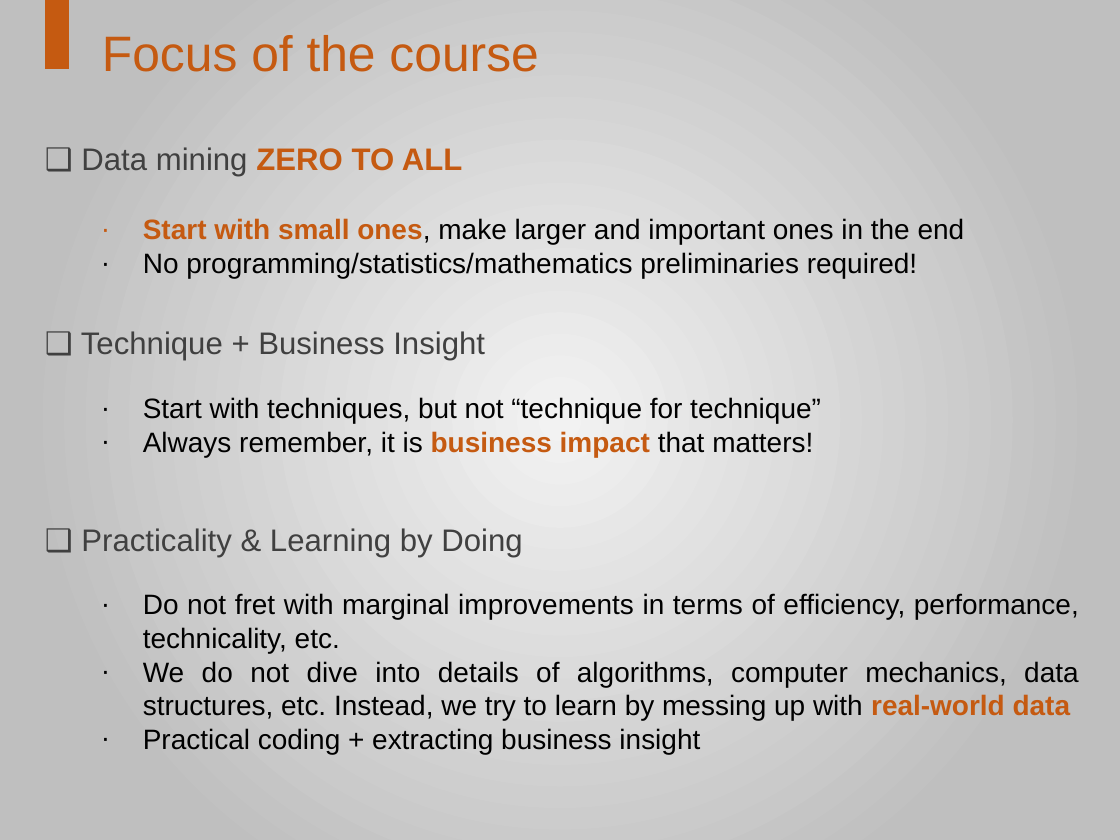
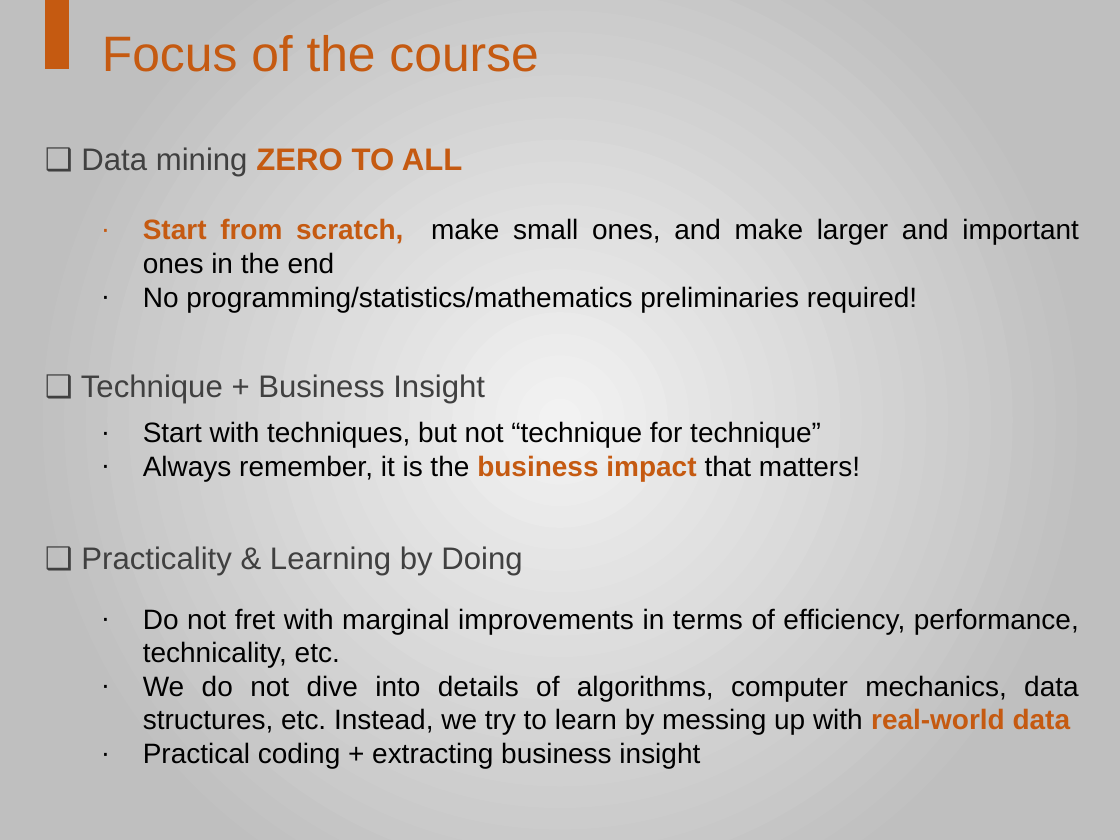
Before and after one commit to buomsoo-kim/Python-for-data-analysis, a slide deck: slide 16 of ppts/0. Introduction - Data Mining.pptx (slide 13 before the commit). Drawn at 1120x840 pixels with LibreOffice and Linux fonts; fonts in the diff are those of the drawing. Boxes give left, top, right and bottom in pixels: in the first picture for what was removed or moved away, otherwise in the second. Text is boxed around its words. In the diff, an @@ line names an element or a change of style, - is before the commit and + after.

Commit message:
modify file

```diff
--- a/ppts/0. Introduction - Data Mining.pptx
+++ b/ppts/0. Introduction - Data Mining.pptx
@@ text at <box>143,218,1079,274</box>: text changed @@
-  · Start with small ones, make larger and important ones in the end
+  · Start from scratch, make small ones, and make larger and important ones in the end
@@ text "❑ Technique + Business Insight": place and size @@
-text "❑ Technique + Business Insight" at <box>81,331,485,361</box>
+text "❑ Technique + Business Insight" at <box>81,374,485,403</box>
@@ text "Start with techniques, but not ...": place and size @@
-text "Start with techniques, but not ..." at <box>143,397,821,457</box>
+text "Start with techniques, but not ..." at <box>143,421,860,481</box>
@@ text at <box>143,455,860,481</box>: text changed @@
-  · Always remember, it is business impact that matters!
+  · Always remember, it is the business impact that matters!
@@ text "❑ Practicality & Learning by ...": place and size @@
-text "❑ Practicality & Learning by ..." at <box>81,528,522,557</box>
+text "❑ Practicality & Learning by ..." at <box>81,546,522,575</box>
@@ text "Do not fret with marginal ...": place and size @@
-text "Do not fret with marginal ..." at <box>143,593,1079,754</box>
+text "Do not fret with marginal ..." at <box>143,608,1079,768</box>
```
Also in this commit, not shown: 3 slides added.
